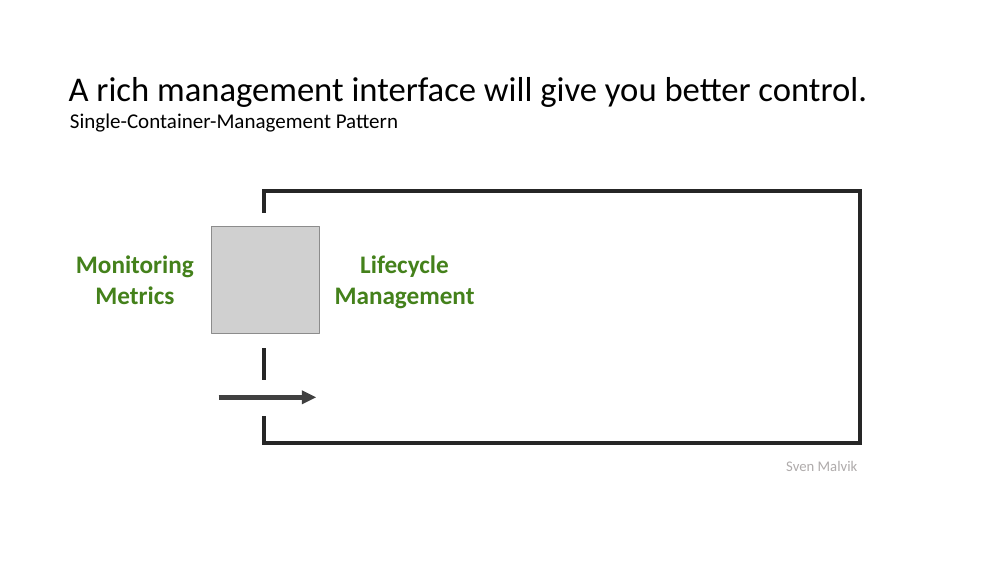
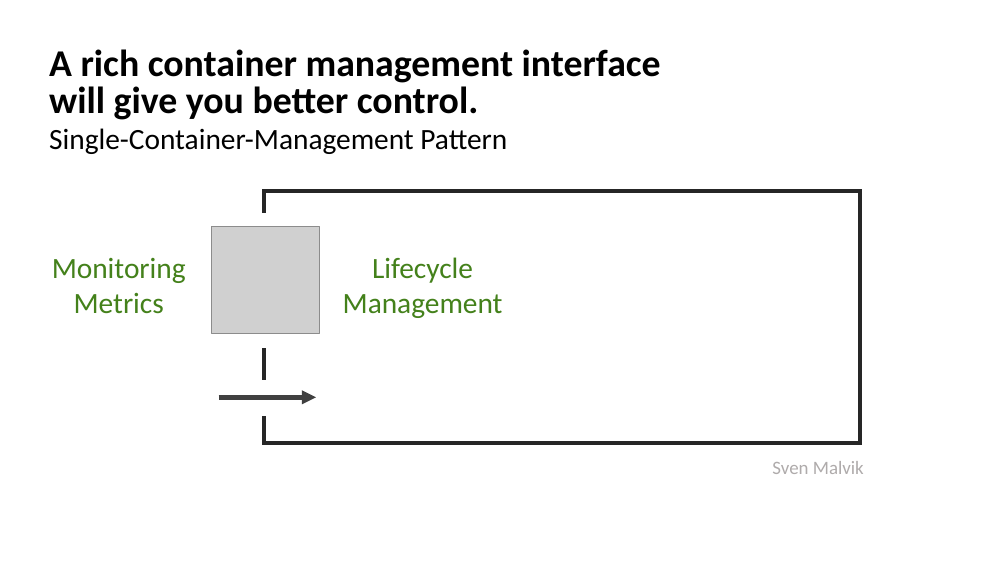
Before and after one commit to svenmalvik/insights, a slide deck: slide 5 of insights.pptx. Drawn at 1008x567 pixels with LibreOffice and Linux fonts; fonts in the diff are those of the drawing; grey boxes stand for pictures. Boxes give left, top, right and bottom in pixels: in the first picture for what was removed or moved away, otherwise in the second. Text is boxed around its words. In the diff, an @@ line names an element or a change of style, - is before the commit and + after.

Commit message:
Added Single-Container Management Pattern

```diff
--- a/insights.pptx
+++ b/insights.pptx
@@ text at [49,49,661,120]: text changed; size 33 to 36 pt; bold on @@
-A rich management interface will give you better control.
+A rich container management interface
+will give you better control.
@@ text "Single-Container-Management Pattern": place and size @@
-text "Single-Container-Management Pattern" at [70,113,398,132]
+text "Single-Container-Management Pattern" at [49,128,507,154]
@@ text "Single-Container-Management Pattern" at [49,128,507,154]: size 20 to 28 pt @@
@@ text "Monitoring Metrics": place and size @@
-text "Monitoring Metrics" at [76,255,194,304]
+text "Monitoring Metrics" at [52,258,186,314]
@@ text "Monitoring Metrics" at [52,258,186,314]: size 24 to 28 pt, bold off @@
@@ text "Lifecycle Management" at [343,257,503,318]: size 24 to 28 pt, bold off @@
@@ text "Lifecycle Management": place and size @@
-text "Lifecycle Management" at [335,255,475,309]
+text "Lifecycle Management" at [343,257,503,318]
@@ text "Sven Malvik": place and size @@
-text "Sven Malvik" at [786,461,858,471]
+text "Sven Malvik" at [772,461,864,474]
@@ text "Sven Malvik" at [772,461,864,474]: size 14 to 18 pt @@
```
Also in this commit, not shown: 1 other file.
